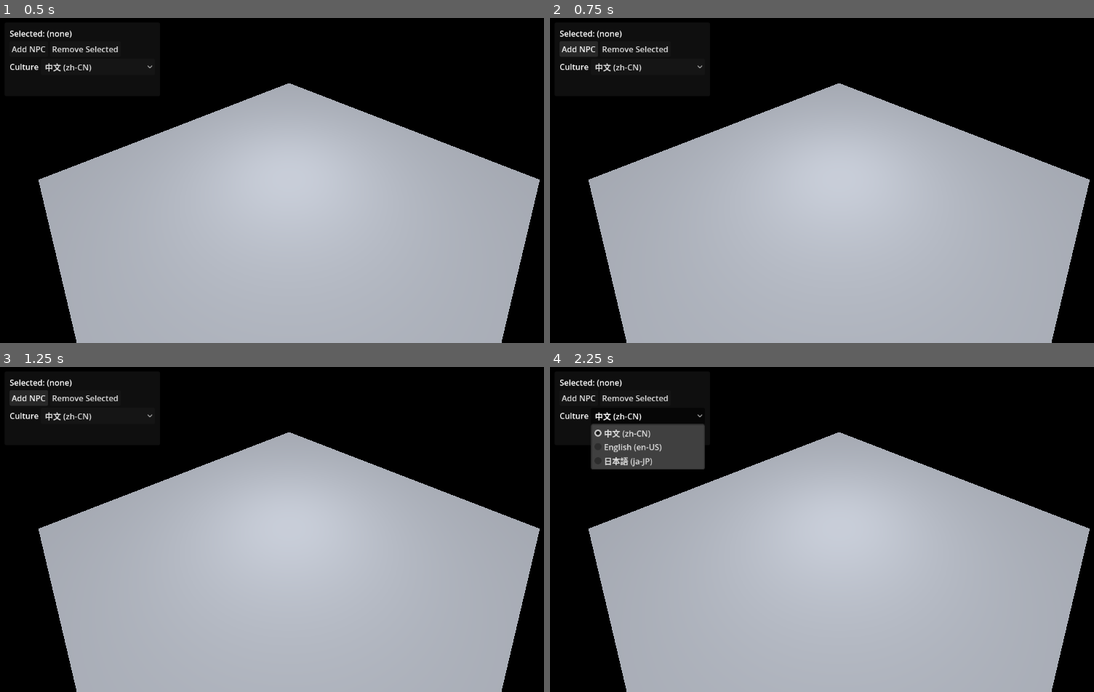
Above: before the commit, frames 1-4 (two rows, left to right).
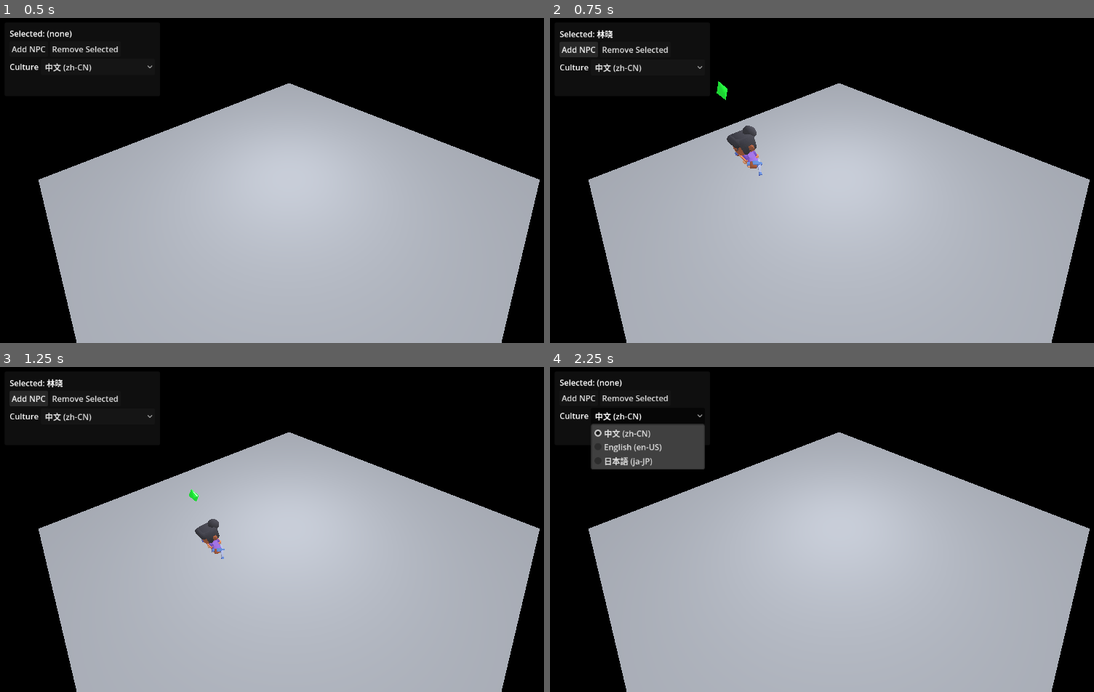
Above: after the commit, the same moments.

Repository: lemonhall/openagentic-sdk-gdscript
Game: Godot game, scene res://vr_offices/VrOffices.tscn
Two runs of this game, one before a commit and one after it. Both use one fixed random seed, a clock stepped at 60 frames per second and the inputs below. Sound files missing from this copy of the repository are replaced by a short silence.
Inputs:
- Up to frame 1 (0.5 s): no input
- Up to frame 2 (0.75 s): click "Add NPC" at 0.5 s
- Up to frame 3 (1.25 s): no input
- Up to frame 4 (2.25 s): click "Remove Selected" at 1.25 s; click "中文 (zh-CN)" at 2 s

Frame 1 is identical in both runs. In frame 2, 1.0% of the frame differs, in the area x 1-40%, y 3-49%; in frame 3, 0.8%; in frame 4, nothing differs.
Error before the commit: Parse Error: Expected closing ")" after grouping expression. (res://vr_offices/VrOffices.gd:67)

Commit message:
test: avoid autoload reliance; fix vr_offices const

Diff:
--- a/tests/test_openagentic_default_tools.gd
+++ b/tests/test_openagentic_default_tools.gd
@@ -3,10 +3,17 @@
 const T := preload("res://tests/_test_util.gd")
 
 func _init() -> void:
-	var oa := get_node_or_null("/root/OpenAgentic")
-	if oa == null:
-		T.fail_and_quit(self, "Missing autoload: OpenAgentic")
+	var root: Node = get_root()
+
+	# Don't rely on ProjectSettings autoload behavior in `--script` runs.
+	# Create a Node instance of OpenAgentic and mount it under the root to mimic an autoload.
+	var OAScript := load("res://addons/openagentic/OpenAgentic.gd")
+	if OAScript == null:
+		T.fail_and_quit(self, "Missing OpenAgentic.gd")
 		return
+	var oa: Node = (OAScript as Script).new()
+	oa.name = "OpenAgentic"
+	root.add_child(oa)
 
 	# Reset tool registry to simulate a host game that forgot to enable tools.
 	var RegistryScript := load("res://addons/openagentic/core/OAToolRegistry.gd")
--- a/vr_offices/VrOffices.gd
+++ b/vr_offices/VrOffices.gd
@@ -63,16 +63,18 @@
 var _oa: Node = null
 var _quitting := false
 
-const _OA_VR_OFFICES_SYSTEM_PROMPT := (
-	"你是一个虚拟办公室里的 NPC。\n\n"
-	"你可用的能力仅来自：\n"
-	"- 工具：Read / Write / Edit / Glob / Grep / WebFetch / WebSearch / TodoWrite / Skill\n"
-	"- 系统消息里提供的“World summary / NPC summary / NPC skills”等信息。\n\n"
-	"当玩家问“你有哪些技能/你能做什么工具/你有什么能力”时：\n"
-	"1) 先列出工具名；\n"
-	"2) 再列出你已安装的 NPC skills（如果没有就明确说没有）。\n"
-	"不要编造不存在的工具或能力。"
-)
+const _OA_VR_OFFICES_SYSTEM_PROMPT: String = """
+你是一个虚拟办公室里的 NPC。
+
+你可用的能力仅来自：
+- 工具：Read / Write / Edit / Glob / Grep / WebFetch / WebSearch / TodoWrite / Skill
+- 系统消息里提供的“World summary / NPC summary / NPC skills”等信息。
+
+当玩家问“你有哪些技能/你能做什么工具/你有什么能力”时：
+1) 先列出工具名；
+2) 再列出你已安装的 NPC skills（如果没有就明确说没有）。
+不要编造不存在的工具或能力。
+"""
 
 func _ready() -> void:
 	randomize()
Not shown, added: tests/test_openagentic_default_tools.gd.uid
